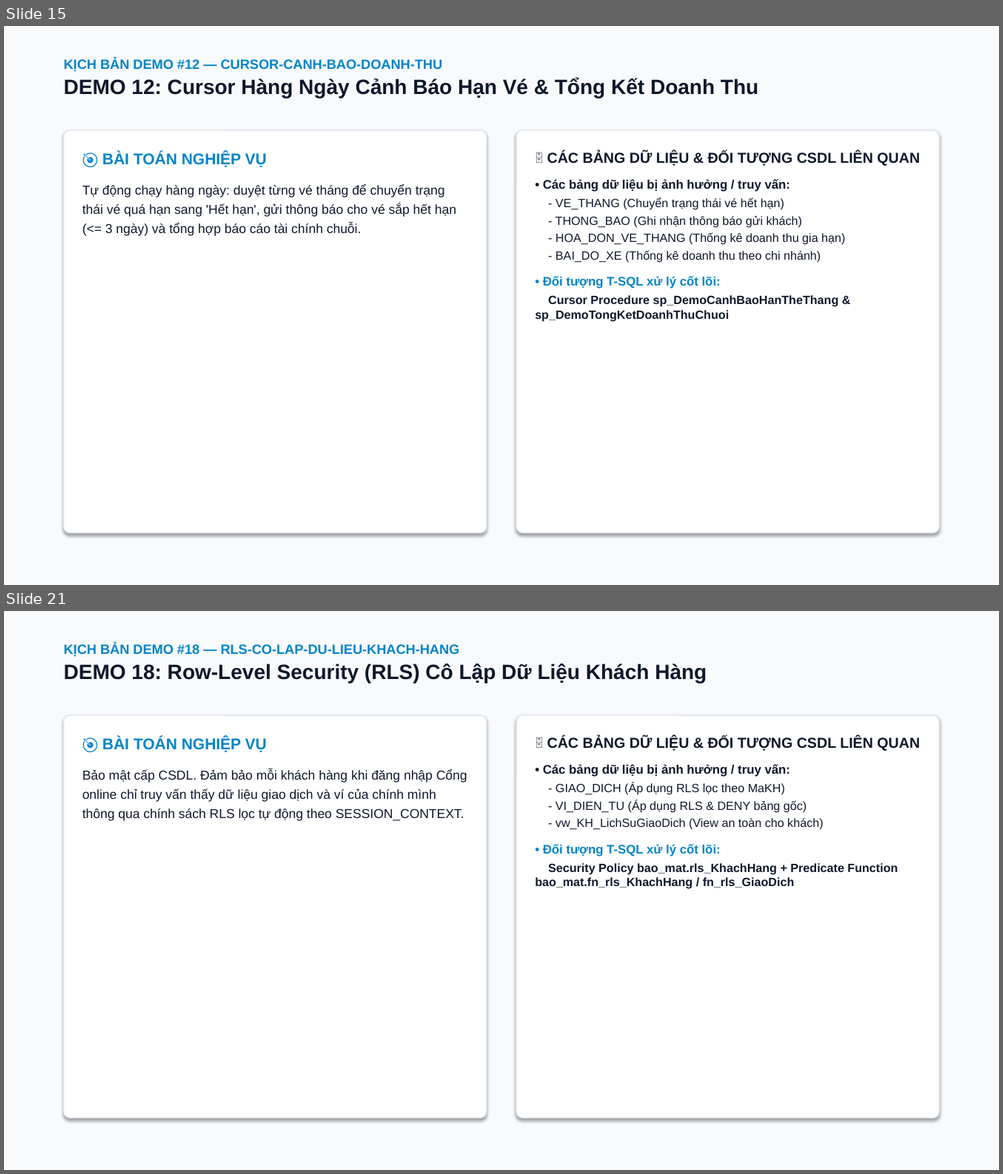
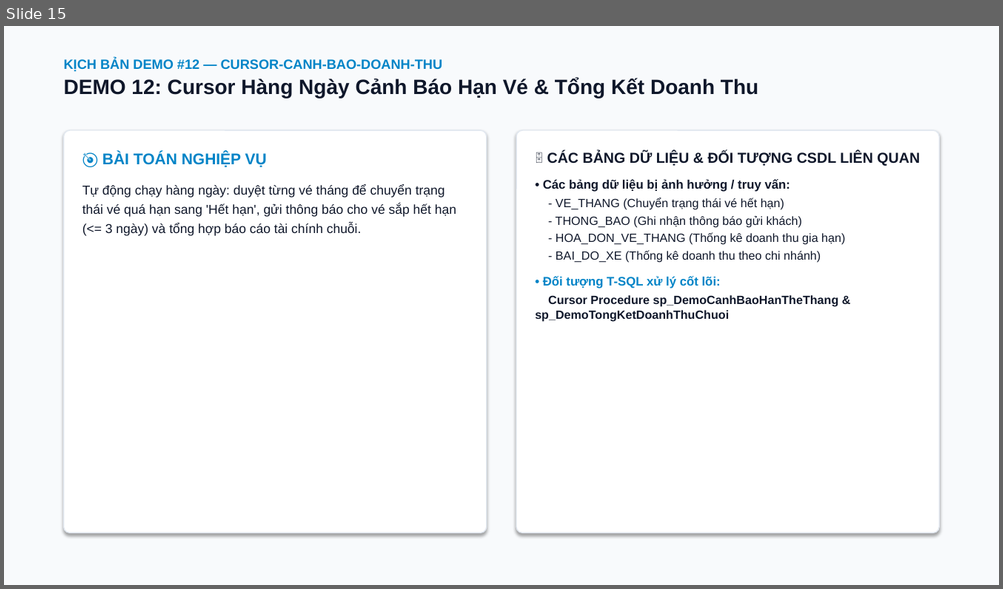
Before and after one commit to 25730084-LeThanhTu/qltt-parking-lot-management, a slide deck: docs/Slides_DoAn_QuanLyChuoiBaiDoXe.pptx. Shown one above the other, each under a label of ours: slides 15 and 21 before the commit, slide 15 after it; the slides between them are not shown. The pictures are 1003x1174 and 1003x589 pixels, drawn with LibreOffice and Linux fonts; fonts in the diff are those of the drawing. Boxes give left, top, right and bottom in pixels: in the first picture for what was removed or moved away, otherwise in the second. Text is boxed around its words. In the diff, an @@ line names an element or a change of style, - is before the commit and + after.

```diff
--- a/docs/Slides_DoAn_QuanLyChuoiBaiDoXe.pptx
+++ b/docs/Slides_DoAn_QuanLyChuoiBaiDoXe.pptx
@@ slide 21 removed at bbox=[4, 611, 999, 1170], background #F8FAFC @@
@@ text removed at bbox=[64, 644, 706, 684] @@
-KỊCH BẢN DEMO #18 — RLS-CO-LAP-DU-LIEU-KHACH-HANG
-DEMO 18: Row-Level Security (RLS) Cô Lập Dữ Liệu Khách Hàng
@@ rounded rectangle removed at bbox=[64, 715, 486, 1119] @@
@@ rounded rectangle removed at bbox=[517, 715, 939, 1119] @@
@@ text removed at bbox=[82, 737, 467, 821] @@
-🎯 BÀI TOÁN NGHIỆP VỤ
-Bảo mật cấp CSDL. Đảm bảo mỗi khách hàng khi đăng nhập Cổng online chỉ truy vấn thấy dữ liệu giao dịch và ví của chính mình thông qua chính sách RLS lọc tự động theo SESSION_CONTEXT.
@@ text removed at bbox=[535, 737, 919, 889] @@
-🗄️ CÁC BẢNG DỮ LIỆU & ĐỐI TƯỢNG CSDL LIÊN QUAN
-• Các bảng dữ liệu bị ảnh hưởng / truy vấn:
-- GIAO_DICH (Áp dụng RLS lọc theo MaKH)
-- VI_DIEN_TU (Áp dụng RLS & DENY bảng gốc)
-- vw_KH_LichSuGiaoDich (View an toàn cho khách)
-• Đối tượng T-SQL xử lý cốt lõi:
-Security Policy bao_mat.rls_KhachHang + Predicate Function bao_mat.fn_rls_KhachHang / fn_rls_GiaoDich
```
Also in this commit, not shown: 8 other slides removed, 1 other file.
